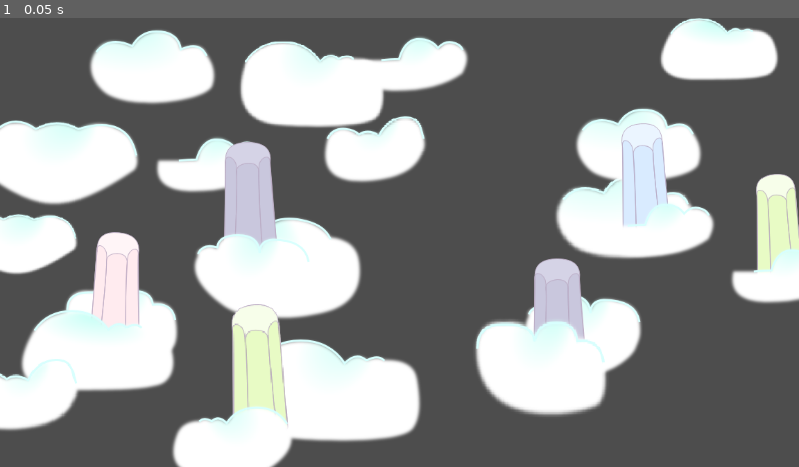
Above: before the commit, frame 1.
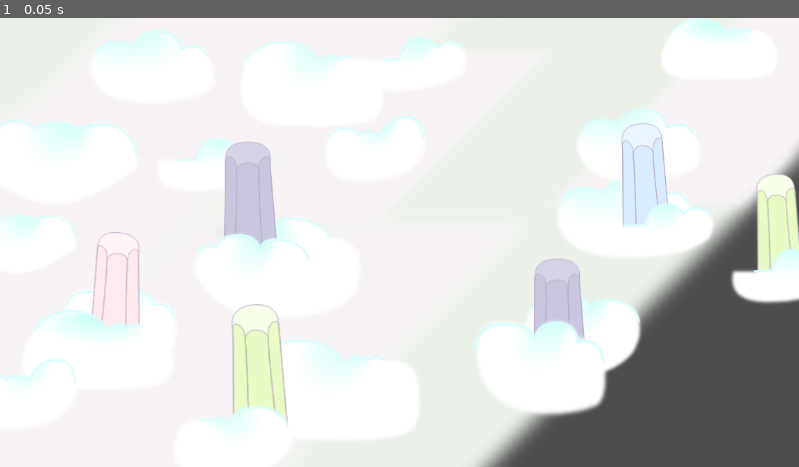
Above: after the commit, the same moment.

Repository: Mumussauro/MisteryPhantasy
Game: Godot game, scene res://Tiles/Fiz Montanhas e Nuvens e Manchas.tscn
Same seed, same stepped clock (60 frames per second), same inputs: the game is played once before the commit and once after it. The project has no main scene, so this scene is started directly.
Inputs:
- Up to frame 1 (0.05 s): no input

The runs differ from the first frame. In frame 1, 52% of the frame differs, in the area x 0-100%, y 0-100%.

Commit message:
Fundo (céu) de Manchas Azuis e Brancas

Diff:
--- a/Tiles/Fiz Montanhas e Nuvens e Manchas.tscn
+++ b/Tiles/Fiz Montanhas e Nuvens e Manchas.tscn
@@ -11,6 +11,8 @@
 [ext_resource type="Texture2D" uid="uid://qcmevxjf1rfp" path="res://Visual Props/Nuvens/Nuvens Azuis/Group_5.png" id="13_efb7d"]
 [ext_resource type="Texture2D" uid="uid://w8g8710t80yd" path="res://Visual Props/Nuvens/Nuvens Azuis/Group_6.png" id="14_xd36e"]
 [ext_resource type="Texture2D" uid="uid://dc7guocq2cbwc" path="res://Visual Props/Nuvens/Nuvens Azuis/Group_7.png" id="15_ic703"]
+[ext_resource type="Texture2D" uid="uid://b5arjkkrt6bqv" path="res://Visual Props/ManchaAzulBebe.png" id="15_pq7il"]
+[ext_resource type="Texture2D" uid="uid://dtkv2q0u2oxhh" path="res://Visual Props/ManchaBranca.png" id="16_c1oa8"]
 [ext_resource type="Texture2D" uid="uid://ccbrm4nexmh1c" path="res://Visual Props/Nuvens/Nuvens Azuis/Group_8.png" id="16_nnn34"]
 [ext_resource type="Texture2D" uid="uid://kekkh7ykafn4" path="res://Visual Props/Nuvens/Nuvens Azuis/Group_9.png" id="17_b8prh"]
 [ext_resource type="Texture2D" uid="uid://clluhtmohjigi" path="res://Visual Props/Nuvens/Nuvens Azuis/Group_10.png" id="18_dks21"]
@@ -166,6 +168,60 @@
 
 [node name="ManchaAzulBebe" type="Sprite2D" parent="ManchaFundo"]
 visibility_layer = 512
-z_index = -5
+z_index = -2
 position = Vector2(-29, 449)
 scale = Vector2(19.2148, 13.3726)
+
+[node name="ManchaAzulBebe2" type="Sprite2D" parent="ManchaFundo"]
+z_index = -2
+position = Vector2(-116, 196)
+texture = ExtResource("15_pq7il")
+
+[node name="ManchaBranca" type="Sprite2D" parent="ManchaFundo"]
+z_index = -1
+position = Vector2(469, -57)
+texture = ExtResource("16_c1oa8")
+
+[node name="ManchaAzulBebe3" type="Sprite2D" parent="ManchaFundo"]
+z_index = -2
+position = Vector2(592, 118)
+scale = Vector2(0.743056, 0.743056)
+texture = ExtResource("15_pq7il")
+
+[node name="ManchaBranca2" type="Sprite2D" parent="ManchaFundo"]
+z_index = -1
+position = Vector2(-356, 560)
+scale = Vector2(1.57813, 1.57813)
+texture = ExtResource("16_c1oa8")
+
+[node name="ManchaAzulBebe4" type="Sprite2D" parent="ManchaFundo"]
+z_index = -2
+position = Vector2(-113, 497)
+texture = ExtResource("15_pq7il")
+
+[node name="ManchaBranca3" type="Sprite2D" parent="ManchaFundo"]
+z_index = -1
+position = Vector2(264, 554)
+texture = ExtResource("16_c1oa8")
+
+[node name="ManchaAzulBebe5" type="Sprite2D" parent="ManchaFundo"]
+z_index = -2
+position = Vector2(674, 439)
+texture = ExtResource("15_pq7il")
+
+[node name="ManchaAzulBebe6" type="Sprite2D" parent="ManchaFundo"]
+z_index = -2
+position = Vector2(806, 187)
+texture = ExtResource("15_pq7il")
+
+[node name="ManchaBranca4" type="Sprite2D" parent="ManchaFundo"]
+z_index = -1
+position = Vector2(1081, 121)
+scale = Vector2(0.585069, 0.585069)
+texture = ExtResource("16_c1oa8")
+
+[node name="ManchaBranca5" type="Sprite2D" parent="ManchaFundo"]
+z_index = -1
+position = Vector2(549, 174)
+scale = Vector2(0.488042, 0.488042)
+texture = ExtResource("16_c1oa8")
--- a/project.godot
+++ b/project.godot
@@ -14,33 +14,6 @@
 config/features=PackedStringArray("4.0", "Forward Plus")
 config/icon="res://icon.svg"
 
-[input]
+[dotnet]
 
-andar_esq={
-"deadzone": 0.5,
-"events": [Object(InputEventKey,"resource_local_to_scene":false,"resource_name":"","device":-1,"window_id":0,"alt_pressed":false,"shift_pressed":false,"ctrl_pressed":false,"meta_pressed":false,"pressed":false,"keycode":0,"physical_keycode":65,"key_label":0,"unicode":97,"echo":false,"script":null)
-, Object(InputEventKey,"resource_local_to_scene":false,"resource_name":"","device":-1,"window_id":0,"alt_pressed":false,"shift_pressed":false,"ctrl_pressed":false,"meta_pressed":false,"pressed":false,"keycode":0,"physical_keycode":4194319,"key_label":0,"unicode":0,"echo":false,"script":null)
-]
-}
-andar_dir={
-"deadzone": 0.5,
-"events": [Object(InputEventKey,"resource_local_to_scene":false,"resource_name":"","device":-1,"window_id":0,"alt_pressed":false,"shift_pressed":false,"ctrl_pressed":false,"meta_pressed":false,"pressed":false,"keycode":0,"physical_keycode":68,"key_label":0,"unicode":100,"echo":false,"script":null)
-, Object(InputEventKey,"resource_local_to_scene":false,"resource_name":"","device":-1,"window_id":0,"alt_pressed":false,"shift_pressed":false,"ctrl_pressed":false,"meta_pressed":false,"pressed":false,"keycode":0,"physical_keycode":4194321,"key_label":0,"unicode":0,"echo":false,"script":null)
-]
-}
-subir_={
-"deadzone": 0.5,
-"events": [Object(InputEventKey,"resource_local_to_scene":false,"resource_name":"","device":-1,"window_id":0,"alt_pressed":false,"shift_pressed":false,"ctrl_pressed":false,"meta_pressed":false,"pressed":false,"keycode":0,"physical_keycode":87,"key_label":0,"unicode":119,"echo":false,"script":null)
-, Object(InputEventKey,"resource_local_to_scene":false,"resource_name":"","device":-1,"window_id":0,"alt_pressed":false,"shift_pressed":false,"ctrl_pressed":false,"meta_pressed":false,"pressed":false,"keycode":0,"physical_keycode":4194320,"key_label":0,"unicode":0,"echo":false,"script":null)
-]
-}
-descer_={
-"deadzone": 0.5,
-"events": [Object(InputEventKey,"resource_local_to_scene":false,"resource_name":"","device":-1,"window_id":0,"alt_pressed":false,"shift_pressed":false,"ctrl_pressed":false,"meta_pressed":false,"pressed":false,"keycode":0,"physical_keycode":83,"key_label":0,"unicode":115,"echo":false,"script":null)
-, Object(InputEventKey,"resource_local_to_scene":false,"resource_name":"","device":-1,"window_id":0,"alt_pressed":false,"shift_pressed":false,"ctrl_pressed":false,"meta_pressed":false,"pressed":false,"keycode":0,"physical_keycode":4194322,"key_label":0,"unicode":0,"echo":false,"script":null)
-]
-}
-
-[rendering]
-
-textures/canvas_textures/default_texture_filter=0
+project/assembly_name="Mistery Phantasy"
Not shown: 1 places in Tiles/Fiz Montanhas e Nuvens e Manchas.tscn that only renumber resources
